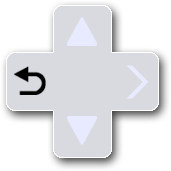
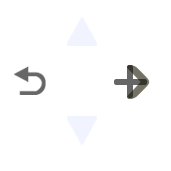
Revision of a layered 171×171 image; what changed, layer by layer:
"Layer 2": opacity 100% → 60% over (14, 66, 46, 95)
"Down": opacity 100% → 60% over (67, 116, 97, 146)
removed layer "Layer 2 copy 2" over (125, 65, 149, 99)
added layer "next" (60%) above "Right" over (126, 65, 150, 99)
added layer "plus" (60%) above "Layer 5" over (114, 65, 147, 98)
"Left": opacity 100% → 60% over (67, 16, 97, 46)
removed layer "Layer 1" over (1, 1, 170, 170)
